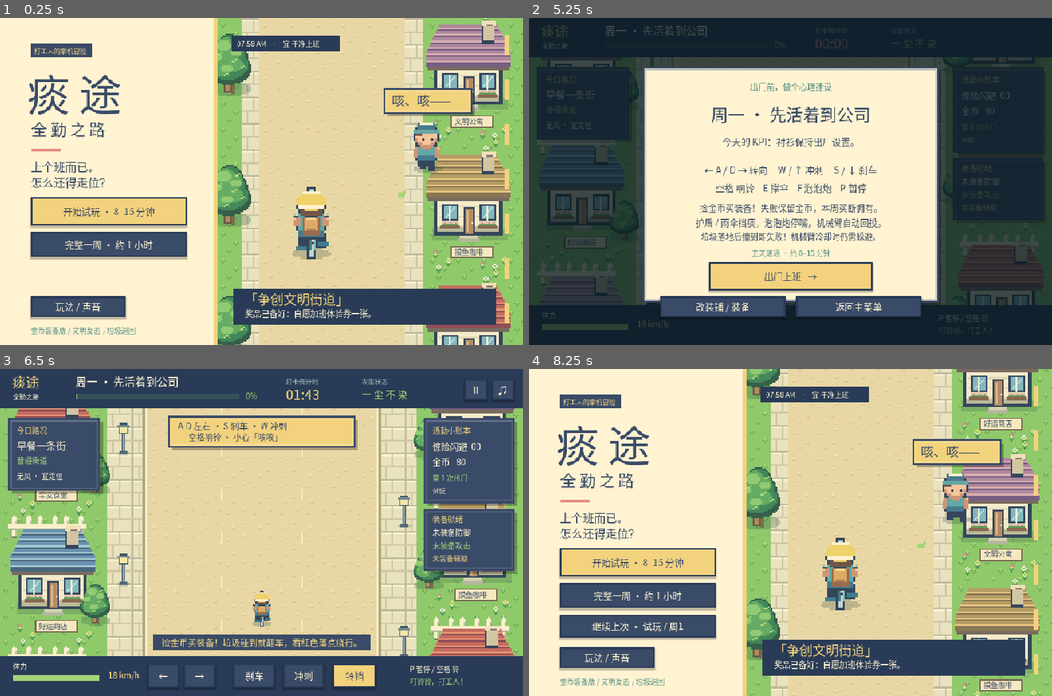
Above: before the commit, frames 1-4 (two rows, left to right).
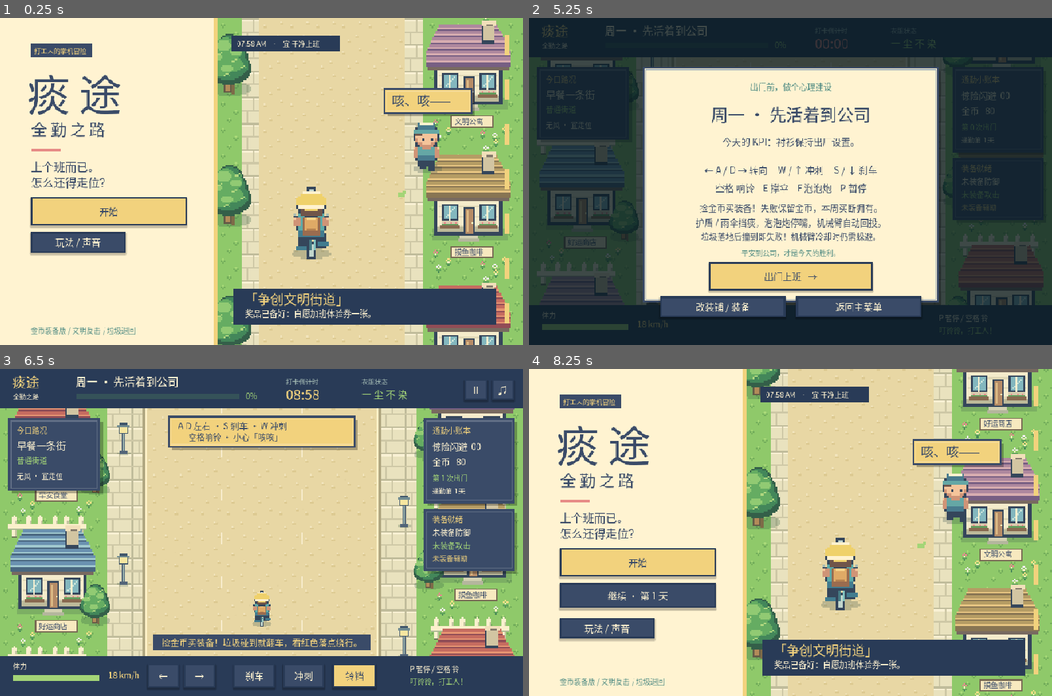
Above: after the commit, the same moments.

Repository: Venomn/tantu-pixel-commute
Game: Godot game, scene res://main.tscn
Two runs of this game, one before a commit and one after it. Both use one fixed random seed, a clock stepped at 60 frames per second and the inputs below.
Inputs (mouse positions are in pixels of both pictures, inside the frame that each line leads up to):
- Up to frame 1 (0.25 s): no input
- Up to frame 2 (5.25 s): click "玩法 / 声音" at 0.5 s; click "音效：开" at 1.25 s; click "音效：关" at 2 s; click "音乐：开" at 2.75 s; click "音乐：关" at 3.5 s; click "返回" at 4.25 s; click (638, 210) at 5 s, where only the run before the commit has a clickable "开始试玩 · 8–15 分钟"
- Up to frame 3 (6.5 s): click "出门上班 →" at 5.75 s
- Up to frame 4 (8.25 s): tap Enter at 6.5 s; hold D 6.53-7.28 s; hold Shift 6.53-7.28 s; tap Space at 6.77, 7.52 s; hold S 7.28-8 s; tap P at 7.35 s; click "回主菜单 · 当天重新开始" at 8 s

The runs differ from the first frame. In frame 1, 3.1% of the frame differs, in the area x 5-36%, y 57-93%; in frame 2, 0.2%; in frame 3, 0.1%; in frame 4, 3.1%.

Commit message:
Simplify game entry to a single Start button

Diff:
--- a/scripts/game.gd
+++ b/scripts/game.gd
@@ -16,14 +16,13 @@
 var pixels := {}
 var state := "menu"
 var previous_state := "play"
-var mode := "quick"
+var mode := "week"
 var day := 0
 var coins := 0
 var gear := 0
 var wins := 0
 var owned: Array = []
 var equipped: Array = []
-var pending_mode := "quick"
 var pickups: Array[Dictionary] = []
 var garbage: Array[Dictionary] = []
 var shots: Array[Dictionary] = []
@@ -207,13 +206,12 @@
 	clear_ui()
 	match state:
 		"menu":
-			button("开始试玩 · 8–15 分钟", Rect2(56,328,286,52), func(): request_new_game("quick"), true)
-			button("完整一周 · 约 1 小时", Rect2(56,392,286,46), func(): request_new_game("week"))
-			if not saved.is_empty(): button(("重看全勤结局" if saved.wins == 5 else "继续上次 · " + ("试玩" if saved.mode == "quick" else "一周") + " / 周" + str(int(saved.day)+1)), Rect2(56,450,286,42), resume_save)
-			button("玩法 / 声音", Rect2(56,510,174,38), func(): change_state("help"))
+			button("开始", Rect2(56,328,286,52), request_new_game, true)
+			if not saved.is_empty(): button(("重看全勤结局" if saved.wins == 5 else "继续 · 第 " + str(int(saved.day)+1) + " 天"), Rect2(56,392,286,46), resume_save)
+			button("玩法 / 声音", Rect2(56,392 if saved.is_empty() else 456,174,38), func(): change_state("help"))
 		"new_confirm":
 			button("保留存档，返回", Rect2(230,350,235,48), func(): change_state("menu"), true)
-			button("清空并重新开始", Rect2(495,350,235,48), func(): new_game(pending_mode))
+			button("清空并重新开始", Rect2(495,350,235,48), func(): new_game("week"))
 		"help":
 			button("音效：" + ("关" if muted else "开"), Rect2(260,427,205,45), toggle_sound)
 			button("音乐：" + ("开" if music_on else "关"), Rect2(495,427,205,45), toggle_music)
@@ -268,9 +266,8 @@
 	elif state == "play": start_music()
 	build_ui()
 
-func request_new_game(selected: String) -> void:
-	pending_mode = selected
-	if saved.is_empty(): new_game(selected)
+func request_new_game() -> void:
+	if saved.is_empty(): new_game("week")
 	else: change_state("new_confirm")
 
 func new_game(selected: String) -> void:
@@ -740,9 +737,9 @@
 	match state:
 		"new_confirm":
 			panel(Rect2(180,160,600,280))
-			centered("重新开始一周？",219,32)
+			centered("重新开始？",219,32)
 			centered("当前日期、金币和已买装备都会清空。",272,20)
-			centered("继续原来的游戏，请返回主菜单选「继续上次」。",310,16,TEAL)
+			centered("继续原来的游戏，请返回主菜单选「继续」。",310,16,TEAL)
 		"brief": draw_brief()
 		"help": draw_help()
 		"route": draw_route()
@@ -939,7 +936,7 @@
 	txt("惊险闪避  %02d" % near_misses,793,148,16)
 	txt("金币   %d" % coins,793,176,16)
 	txt("第 %d 次出门" % attempts,793,205,13,GREEN)
-	txt("试玩" if mode=="quick" else "完整一周",793,228,12,CREAM)
+	txt("通勤第 %d 天" % (day+1),793,228,12,CREAM)
 	panel(Rect2(778,257,165,112),INK)
 	txt("装备就绪",793,281,14,YELLOW)
 	var defense := "未装备防御"
@@ -969,7 +966,7 @@
 	centered("捡金币买装备！失败保留金币，本周买断拥有。",354,16)
 	centered("护盾 / 雨伞挡痰，泡泡炮停嘴，机械臂自动回投。",381,16)
 	centered("垃圾落地后撞到即失败！机械臂冷却时仍需躲避。",407,15)
-	centered("五天速通 · 约 8–15 分钟" if mode=="quick" else "完整五天 · 含重试目标约 45–65 分钟",436,13,TEAL)
+	centered("平安到公司，才是今天的胜利。",436,13,TEAL)
 
 func draw_help() -> void:
 	panel(Rect2(200,59,560,505))
@@ -1033,7 +1030,7 @@
 	centered("自愿加班体验券",307,30)
 	centered("有效期：永久   /   不可转让   /   谢谢配合",348,14)
 	centered("主角：……我明天坐公交。",405,18)
-	centered("DEMO 完 · 谢谢你认真上这个离谱的班",512,15)
+	centered("全勤达成 · 谢谢你认真上这个离谱的班",512,15)
 
 func earn_coins(amount: int) -> void:
 	coins = mini(9999,coins+amount)
--- a/tests/equipment_tests.gd
+++ b/tests/equipment_tests.gd
@@ -37,7 +37,7 @@
 	for bad in [[0],[9],[1.5],["1"],[INF]]:
 		duplicate.owned=bad
 		check(Rules.clean_save(duplicate).is_empty(),"reject invalid inventory "+str(bad))
-	game.request_new_game("quick")
+	game.request_new_game()
 	check(game.state=="new_confirm" and game.coins==245 and game.day==3,"new campaign UI protects existing wallet and inventory until confirmed")
 	reset()
 	check(game.coins==80 and game.owned.is_empty(),"new campaign gives starter budget and clean inventory")
--- a/tests/run_tests.gd
+++ b/tests/run_tests.gd
@@ -30,7 +30,11 @@
 	game.save_path="user://qa_run_tests.json";root.add_child(game)
 	game.set_process(false)
 	game.muted = true
-	game.new_game("quick")
+	game.saved = {}
+	game.change_state("menu")
+	for control in game.ui.get_children():
+		if control is Button and control.text == "开始": control.pressed.emit(); break
+	check(game.state=="brief" and game.mode=="week","single Start entry selects full campaign")
 	game.start_run()
 	check(game.state=="play" and game.day==0,"start is playable")
 	game.touch.right = true
Not shown, added: docs/index.png.import
Not shown, changed: QA.md
Not shown, changed: docs/index.pck
